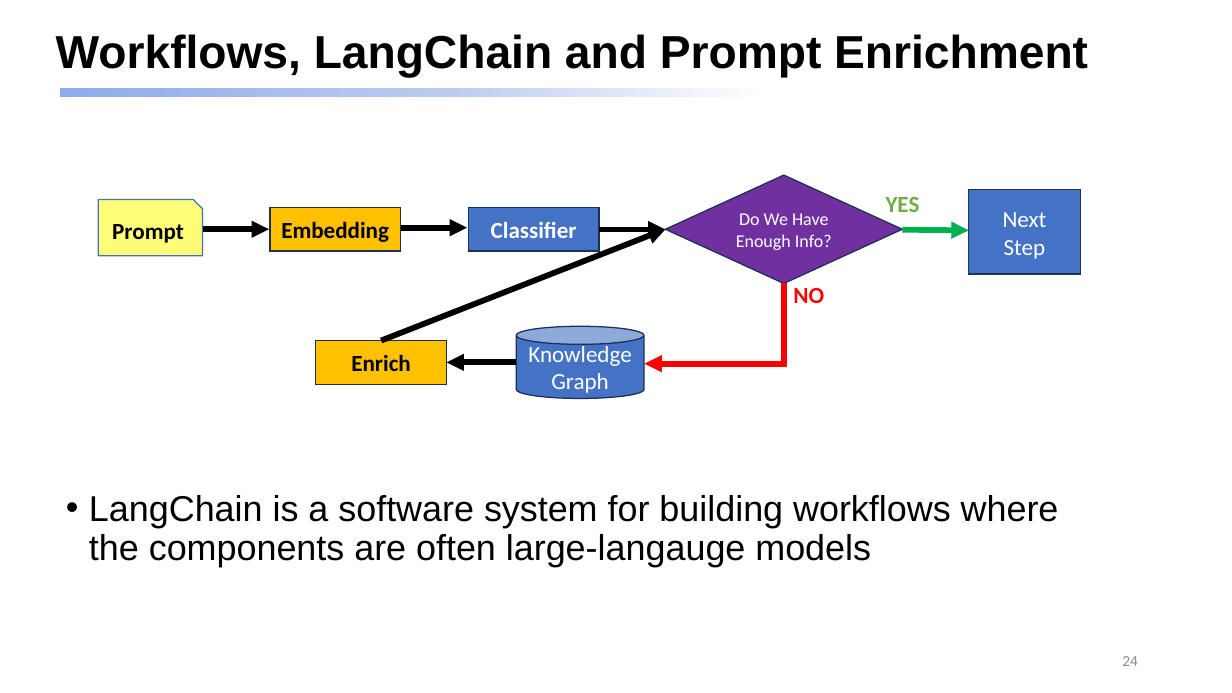
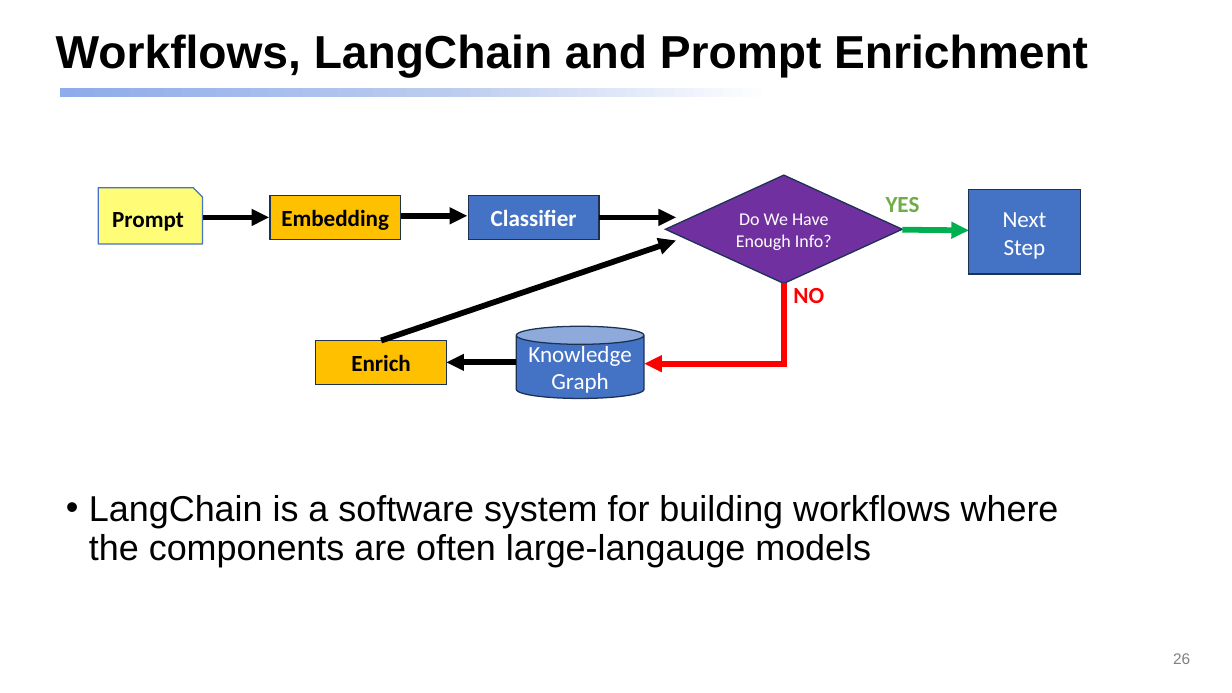
Before and after one commit to dmccreary/genai-arch-patterns, a slide deck: slide 26 of slides/One-Hour-Talk.pptx (slide 24 before the commit). Drawn at 1232x693 pixels with LibreOffice and Linux fonts; fonts in the diff are those of the drawing. Boxes give left, top, right and bottom in pixels: in the first picture for what was removed or moved away, otherwise in the second. Text is boxed around its words. In the diff, an @@ line names an element or a change of style, - is before the commit and + after.

```diff
--- a/slides/One-Hour-Talk.pptx
+++ b/slides/One-Hour-Talk.pptx
@@ 2 rectangles, 2 arrows, 1 snip rect: place and size @@
-2 rectangles, 2 arrows, 1 snip rect at <box>98,200,600,256</box>
+2 rectangles, 2 arrows, 1 snip rect at <box>98,188,600,244</box>
@@ arrow moved from (599, 229) - (665, 229) to (599, 217) - (676, 217) @@
@@ arrow moved from (382, 341) - (665, 229) to (382, 341) - (676, 240) @@
@@ page number at <box>1173,653,1190,664</box>: text changed; font Calibri to Arial; text colour #8C8C8C to #808080 @@
-24
+26
```
Also in this commit, not shown: 22 other slides changed, 5 slides added, 1 slide removed, 7 other files.
